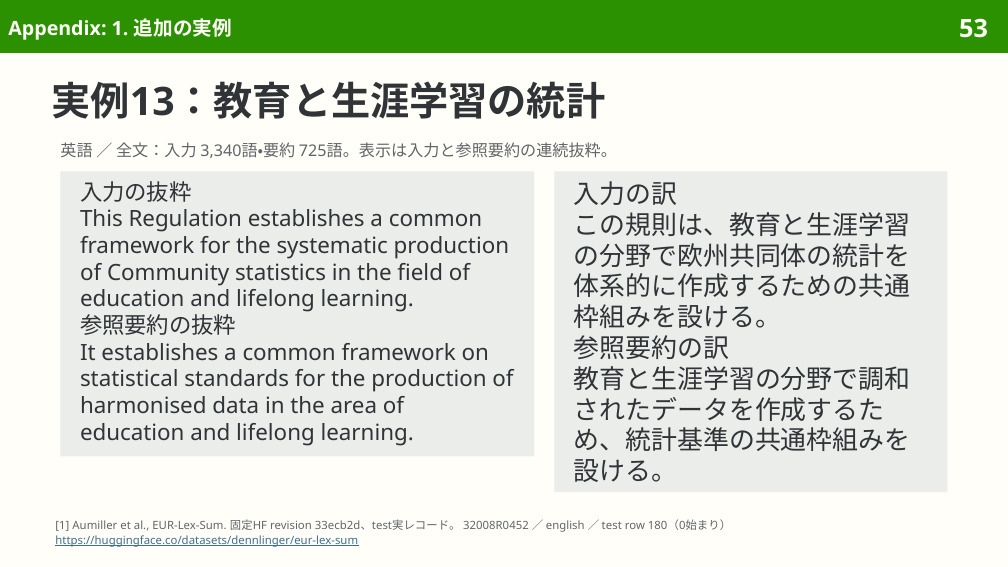
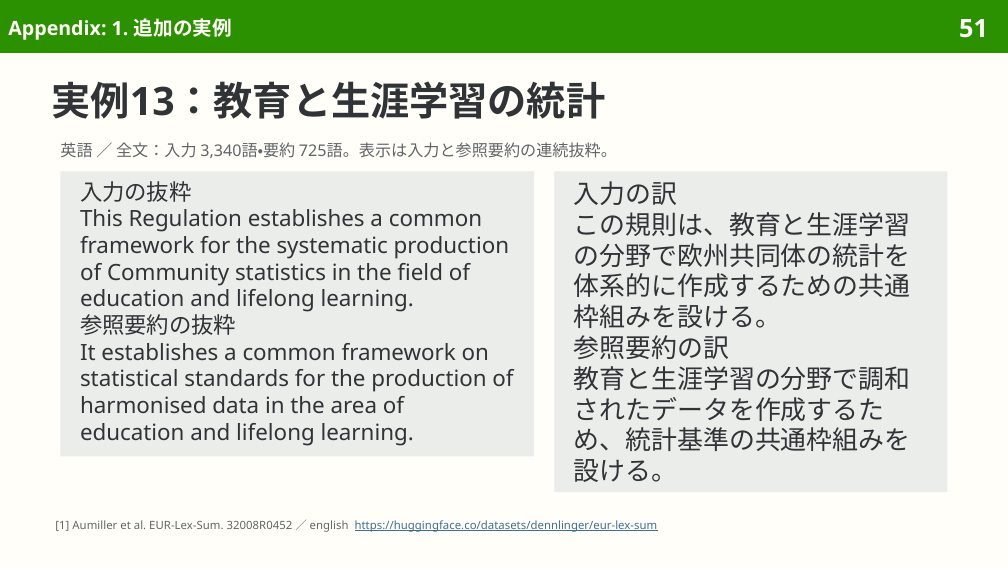
Before and after one commit to sasakiy84/datasets-in-10-minutes, a slide deck: slide 51 of slides/datasets-in-10-minutes-eurlexsum.pptx (slide 53 before the commit). Drawn at 1008x567 pixels with LibreOffice and Linux fonts; fonts in the diff are those of the drawing. Boxes give left, top, right and bottom in pixels: in the first picture for what was removed or moved away, otherwise in the second. Text is boxed around its words. In the diff, an @@ line names an element or a change of style, - is before the commit and + after.

```diff
--- a/slides/datasets-in-10-minutes-eurlexsum.pptx
+++ b/slides/datasets-in-10-minutes-eurlexsum.pptx
@@ page number at (x1=959, y1=19, x2=988, y2=38): text changed @@
-53
+51
@@ text at (x1=55, y1=520, x2=658, y2=532): text changed; text colour #626669 to #3F6F8F @@
-[1] Aumiller et al., EUR-Lex-Sum. 固定HF revision 33ecb2d、test実レコード。 32008R0452 ／ english ／ test row 180（0始まり）
-https://huggingface.co/datasets/dennlinger/eur-lex-sum
+[1] Aumiller et al. EUR-Lex-Sum. 32008R0452 ／ english https://huggingface.co/datasets/dennlinger/eur-lex-sum
```
Also in this commit, not shown: 44 other slides changed, 3 slides removed, 39 other files.
